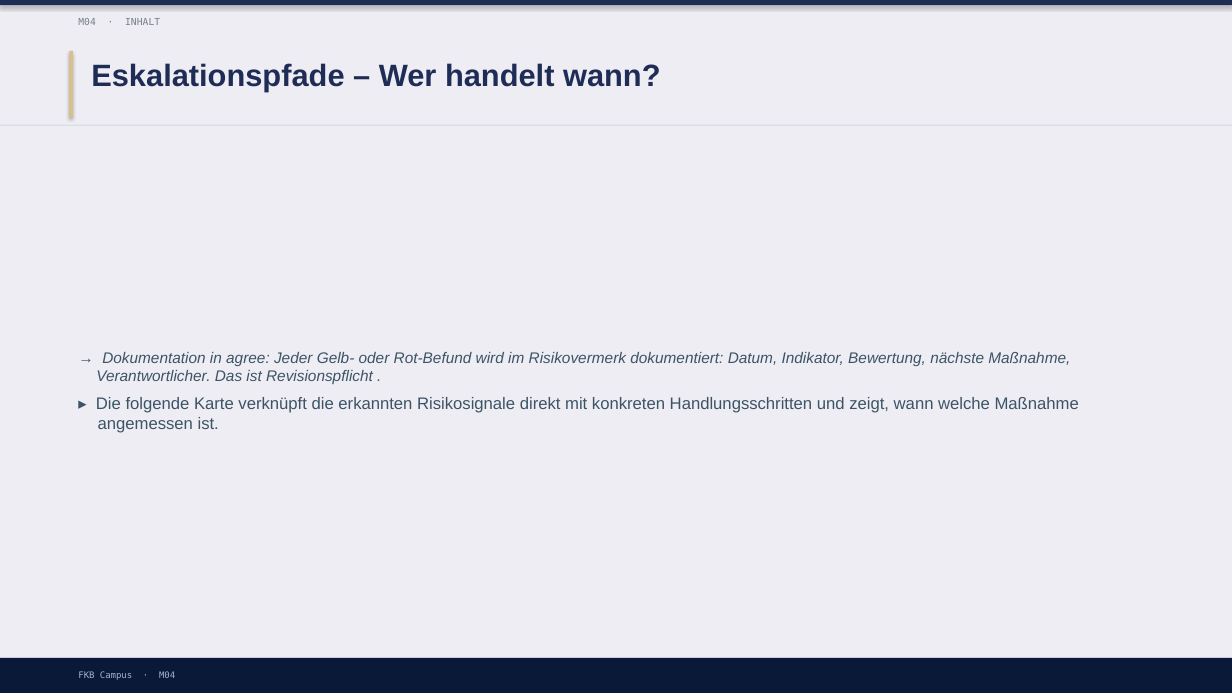
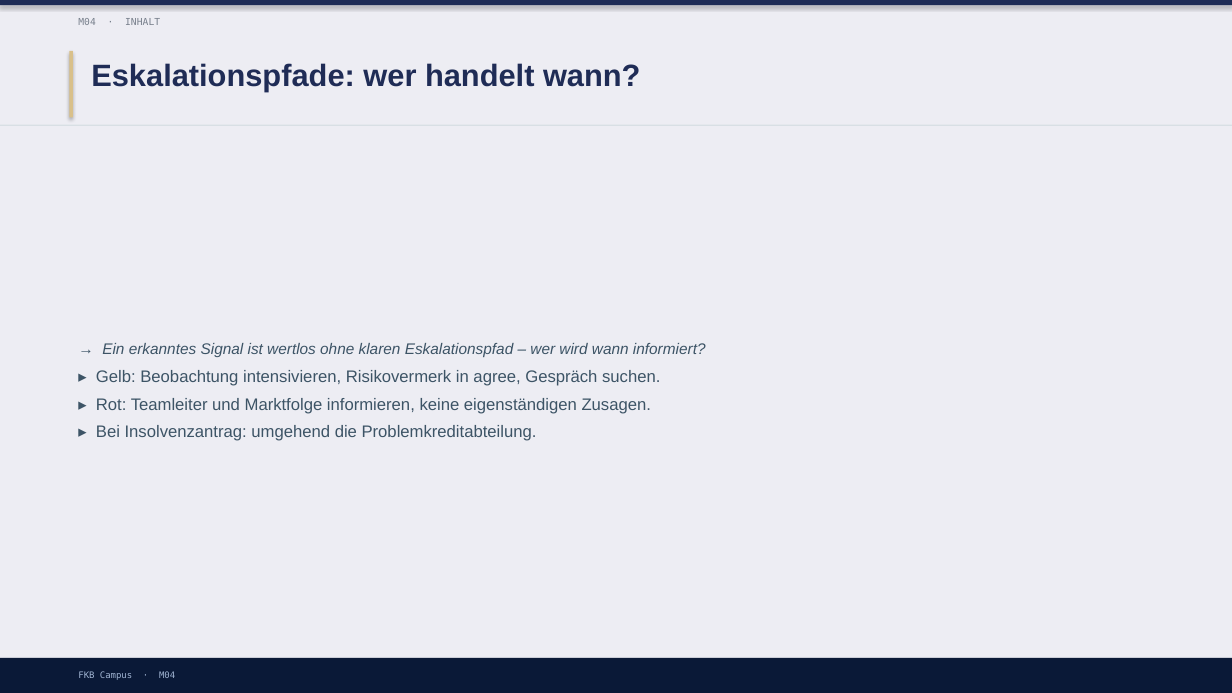
Before and after one commit to ck5rqc47pr-byte/firmenkundenakademie-online, a slide deck: slide 9 of protected-downloads/praesentation/M04.pptx (slide 11 before the commit). Drawn at 1232x693 pixels with LibreOffice and Linux fonts; fonts in the diff are those of the drawing. Boxes give left, top, right and bottom in pixels: in the first picture for what was removed or moved away, otherwise in the second. Text is boxed around its words. In the diff, an @@ line names an element or a change of style, - is before the commit and + after.

```diff
--- a/protected-downloads/praesentation/M04.pptx
+++ b/protected-downloads/praesentation/M04.pptx
@@ text at [91,63,640,91]: text changed @@
-Eskalationspfade – Wer handelt wann?
+Eskalationspfade: wer handelt wann?
@@ text at [96,343,706,441]: text changed; size 12 to 13 pt; italic off @@
-→ Dokumentation in agree: Jeder Gelb- oder Rot-Befund wird im Risikovermerk dokumentiert: Datum, Indikator, Bewertung, nächste Maßnahme, Verantwortlicher. Das ist Revisionspflicht .
-▸ Die folgende Karte verknüpft die erkannten Risikosignale direkt mit konkreten Handlungsschritten und zeigt, wann welche Maßnahme angemessen ist.
+→ Ein erkanntes Signal ist wertlos ohne klaren Eskalationspfad – wer wird wann informiert?
+▸ Gelb: Beobachtung intensivieren, Risikovermerk in agree, Gespräch suchen.
+▸ Rot: Teamleiter und Marktfolge informieren, keine eigenständigen Zusagen.
+▸ Bei Insolvenzantrag: umgehend die Problemkreditabteilung.
```
Also in this commit, not shown: 4 other slides changed, 5 slides added, 4 slides removed, 1 other file.
